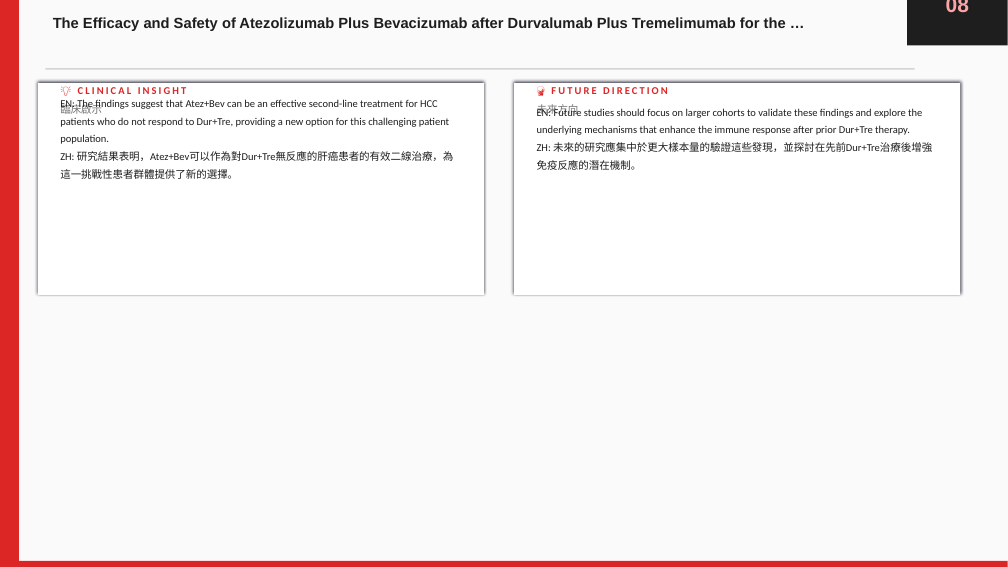
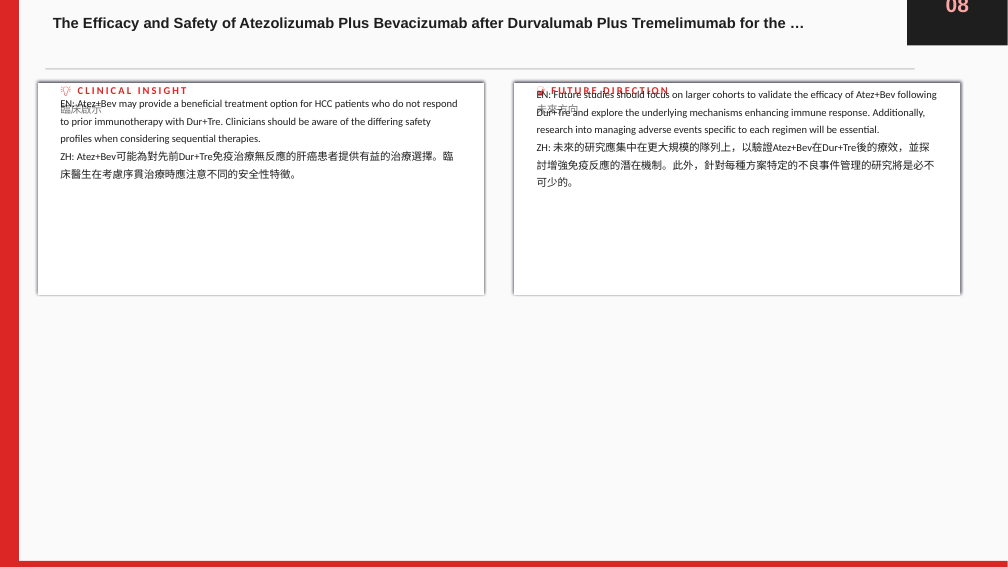
Before and after one commit to jejenhu-maker/hcc-weekly-digest, a slide deck: slide 18 of docs/latest-digest.pptx. Drawn at 1008x567 pixels with LibreOffice and Linux fonts; fonts in the diff are those of the drawing. Boxes give left, top, right and bottom in pixels: in the first picture for what was removed or moved away, otherwise in the second. Text is boxed around its words. In the diff, an @@ line names an element or a change of style, - is before the commit and + after.

```diff
--- a/docs/latest-digest.pptx
+++ b/docs/latest-digest.pptx
@@ text at <box>60,99,458,179</box>: text changed @@
-EN: The findings suggest that Atez+Bev can be an effective second-line treatment for HCC patients who do not respond to Dur+Tre, providing a new option for this challenging patient population.
-ZH: 研究結果表明，Atez+Bev可以作為對Dur+Tre無反應的肝癌患者的有效二線治療，為這一挑戰性患者群體提供了新的選擇。
+EN: Atez+Bev may provide a beneficial treatment option for HCC patients who do not respond to prior immunotherapy with Dur+Tre. Clinicians should be aware of the differing safety profiles when considering sequential therapies.
+ZH: Atez+Bev可能為對先前Dur+Tre免疫治療無反應的肝癌患者提供有益的治療選擇。臨床醫生在考慮序貫治療時應注意不同的安全性特徵。
@@ text at <box>537,90,937,187</box>: text changed @@
-EN: Future studies should focus on larger cohorts to validate these findings and explore the underlying mechanisms that enhance the immune response after prior Dur+Tre therapy.
-ZH: 未來的研究應集中於更大樣本量的驗證這些發現，並探討在先前Dur+Tre治療後增強免疫反應的潛在機制。
+EN: Future studies should focus on larger cohorts to validate the efficacy of Atez+Bev following Dur+Tre and explore the underlying mechanisms enhancing immune response. Additionally, research into managing adverse events specific to each regimen will be essential.
+ZH: 未來的研究應集中在更大規模的隊列上，以驗證Atez+Bev在Dur+Tre後的療效，並探討增強免疫反應的潛在機制。此外，針對每種方案特定的不良事件管理的研究將是必不可少的。
```
Also in this commit, not shown: 20 other slides changed, 2 other files.
